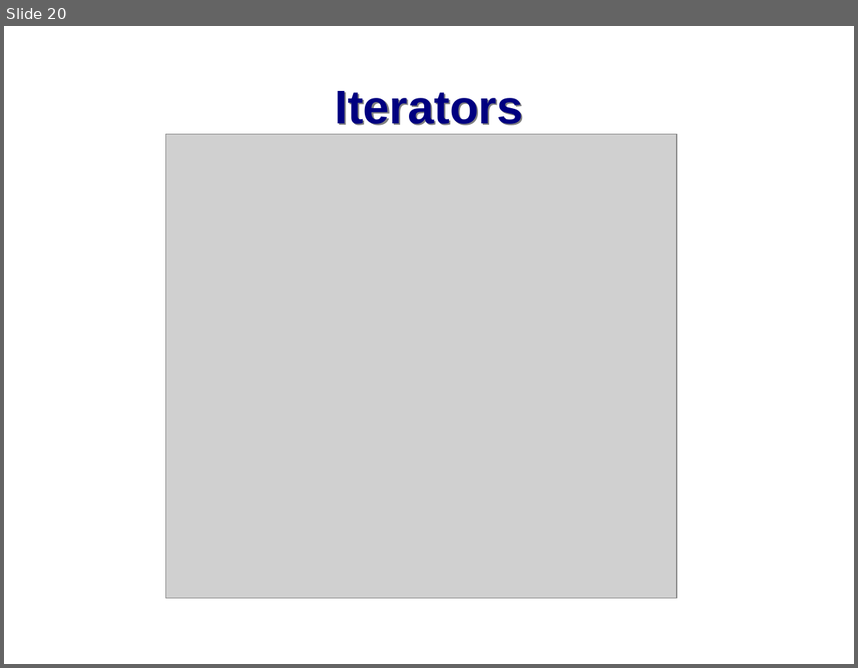
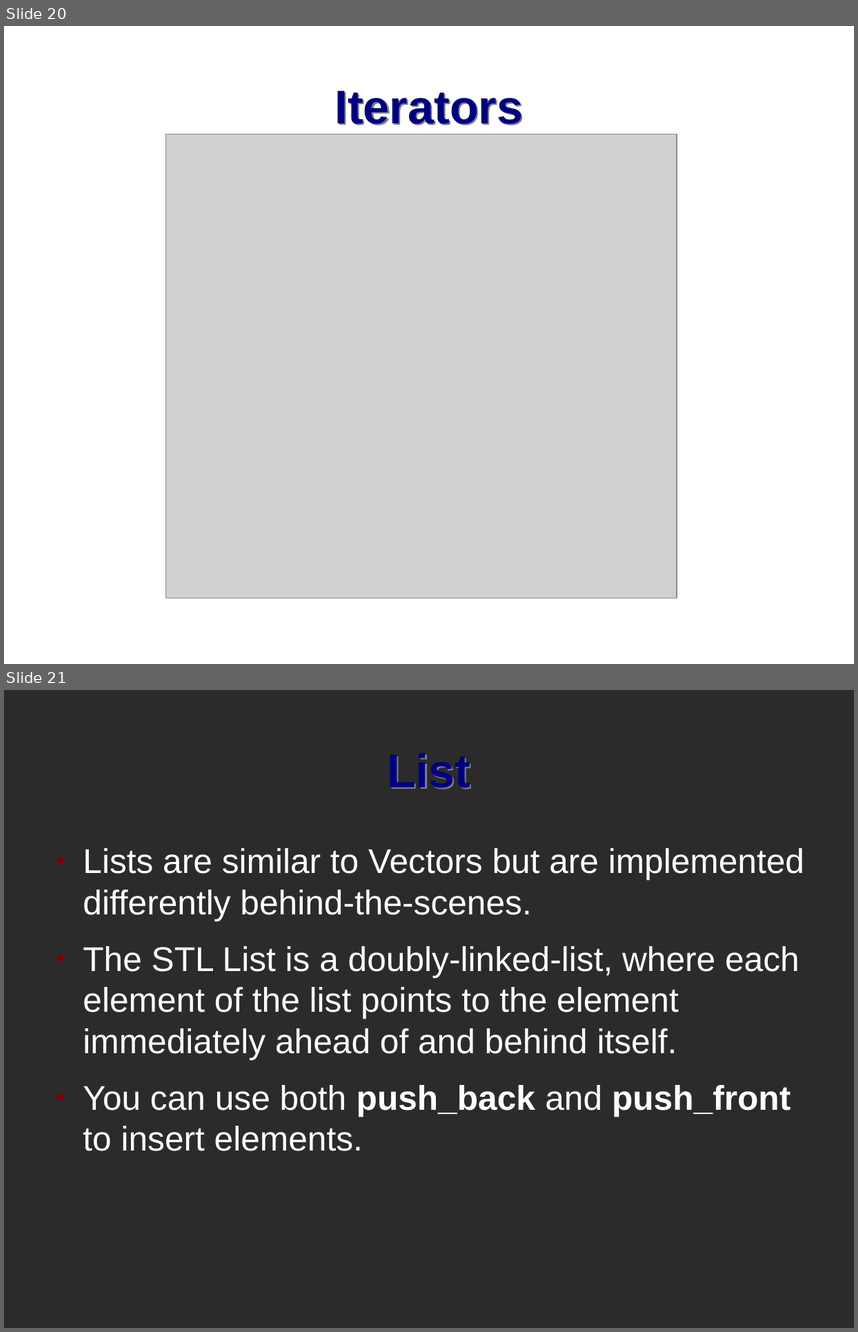
Before and after one commit to mactwist555/CPP-Course, a slide deck: Lecture/12 STL Data Structures and Iterators/1 STL Data Structures.odp. Shown one above the other, each under a label of ours: slide 20 before the commit, slides 20 and 21 after it. The pictures are 858x668 and 858x1332 pixels, drawn with LibreOffice and Linux fonts; fonts in the diff are those of the drawing; grey boxes stand for pictures; background and template pictures are left out; a plain dark background stands for a picture behind light text. Boxes give left, top, right and bottom in pixels: in the first picture for what was removed or moved away, otherwise in the second. Text is boxed around its words. In the diff, an @@ line names an element or a change of style, - is before the commit and + after.

```diff
--- a/Lecture/12 STL Data Structures and Iterators/1 STL Data Structures.odp
+++ b/Lecture/12 STL Data Structures and Iterators/1 STL Data Structures.odp
@@ slide 21 added at bbox=[4, 690, 854, 1328], background picture (left out) @@
@@ title added at bbox=[387, 753, 470, 789], 44 pt, text #000080, bold @@
+List
@@ text added at bbox=[83, 848, 804, 1151], 32 pt, text #FFFFFF @@
+● Lists are similar to Vectors but are implemented differently behind-the-scenes.
+● The STL List is a doubly-linked-list, where each element of the list points to the element immediately ahead of and behind itself.
+● You can use both push_back and push_front to insert elements.
```
Also in this commit, not shown: 12 other slides added, 4 slides removed.
